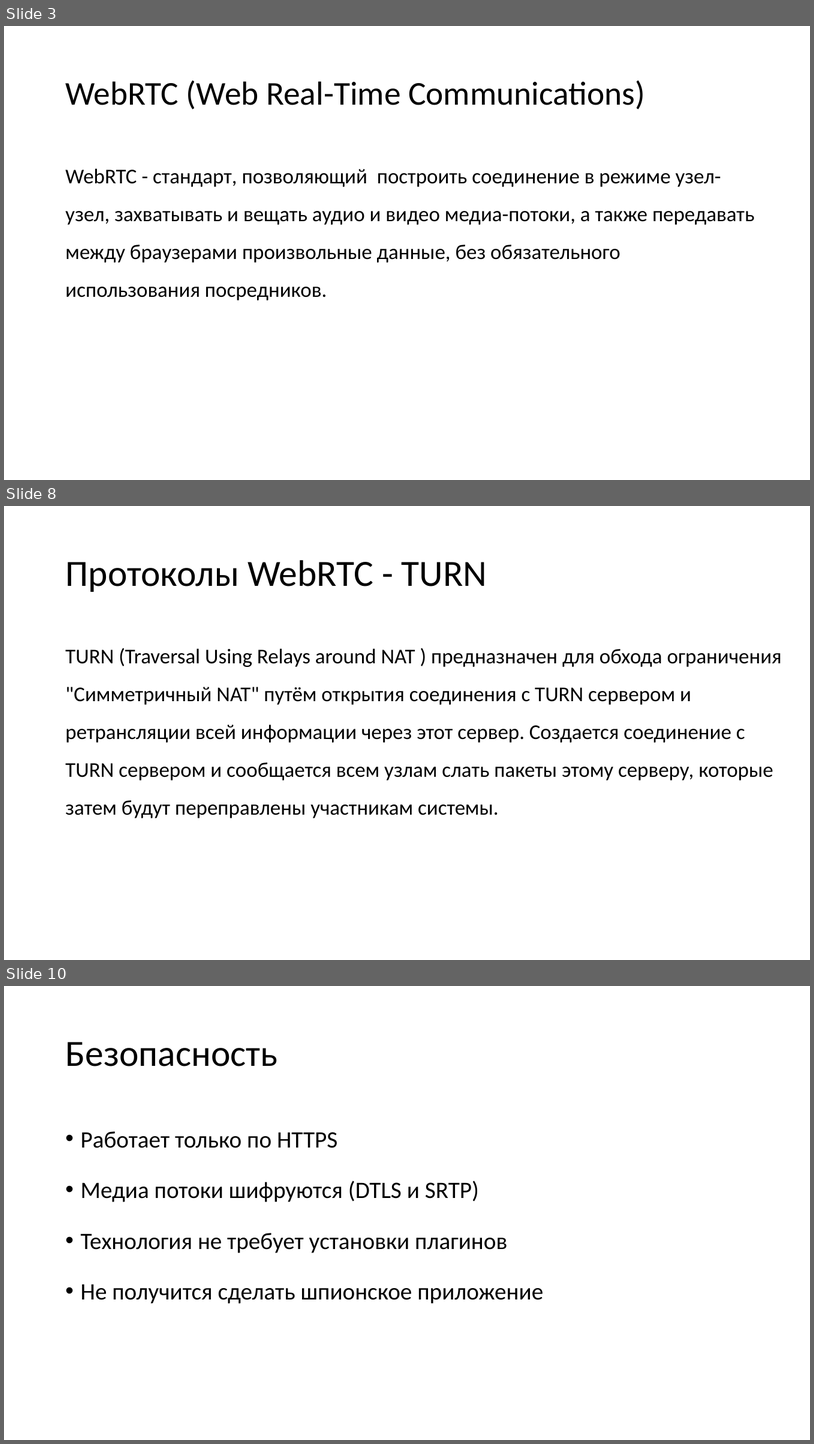
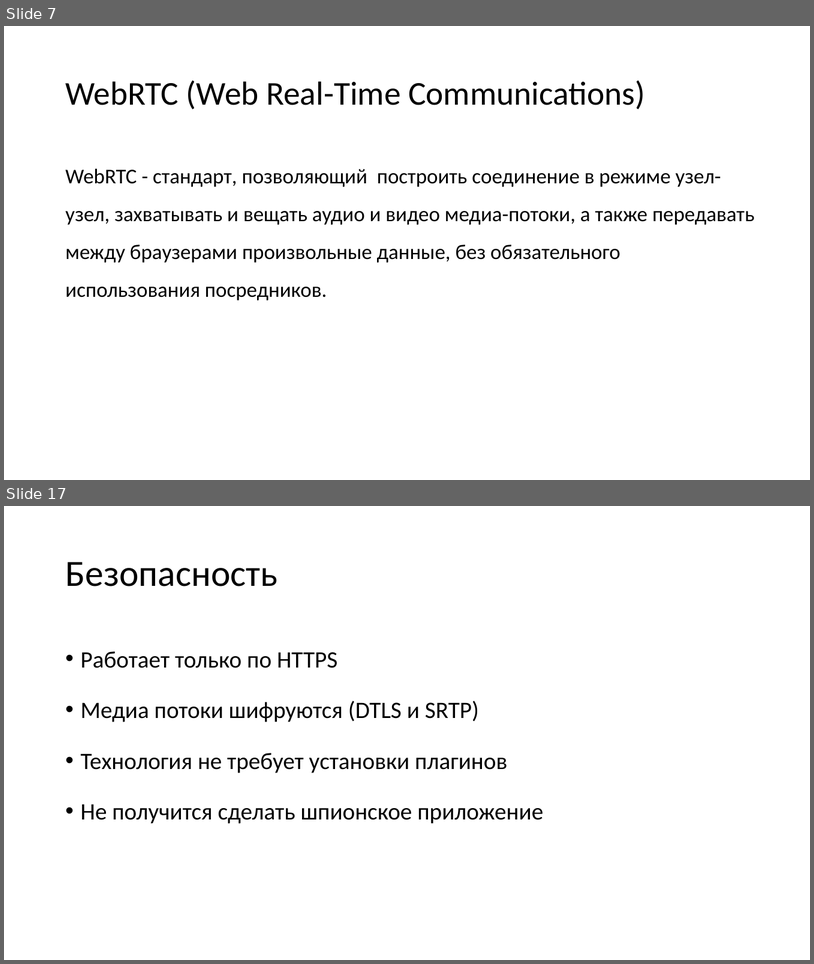
Before and after one commit to vladstarikov88/diploma, a slide deck: presentation.pptx. Shown one above the other, each under a label of ours: slides 3, 8 and 10 before the commit, slides 7 and 17 after it; the slides between them are not shown. The pictures are 814x1444 and 814x964 pixels, drawn with LibreOffice and Linux fonts; fonts in the diff are those of the drawing. Boxes give left, top, right and bottom in pixels: in the first picture for what was removed or moved away, otherwise in the second. Text is boxed around its words. In the diff, an @@ line names an element or a change of style, - is before the commit and + after.

```diff
--- a/presentation.pptx
+++ b/presentation.pptx
@@ slide 8 removed at (4, 506, 810, 960), background #FFFFFF @@
@@ title removed at (65, 560, 488, 592) @@
-Протоколы WebRTC - TURN
@@ text removed at (65, 648, 782, 818) @@
-TURN (Traversal Using Relays around NAT ) предназначен для обхода ограничения "Симметричный NAT" путём открытия соединения с TURN сервером и ретрансляции всей информации через этот сервер. Cоздается соединение с TURN сервером и сообщается всем узлам слать пакеты этому серверу, которые затем будут переправлены участникам системы.
@@ what was slide 3 is now slide 7 @@
@@ what was slide 10 is now slide 17 @@
```
Also in this commit, not shown: 7 slides changed, 10 slides added, 9 other slides removed, 4 other files.
